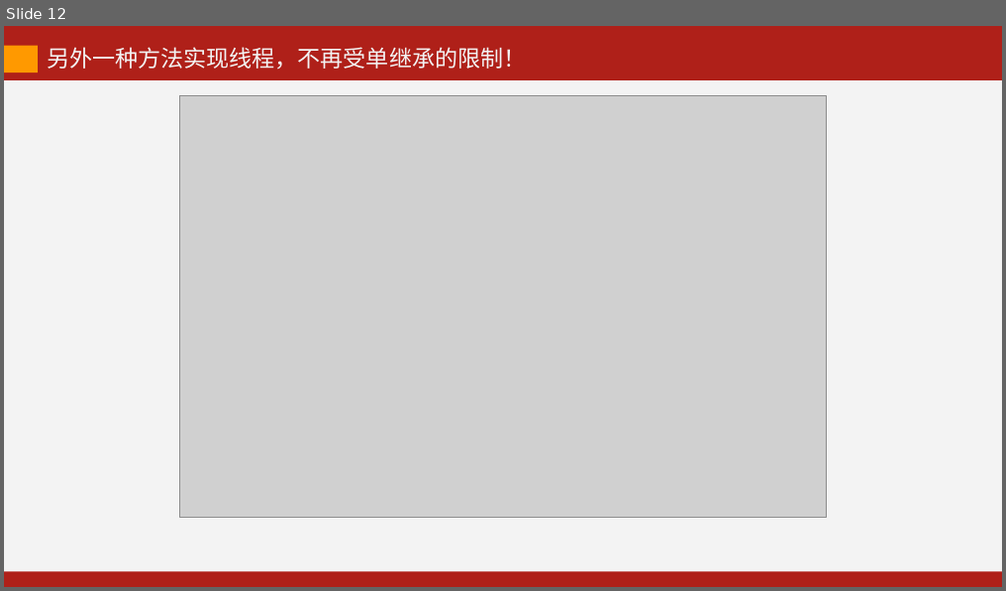
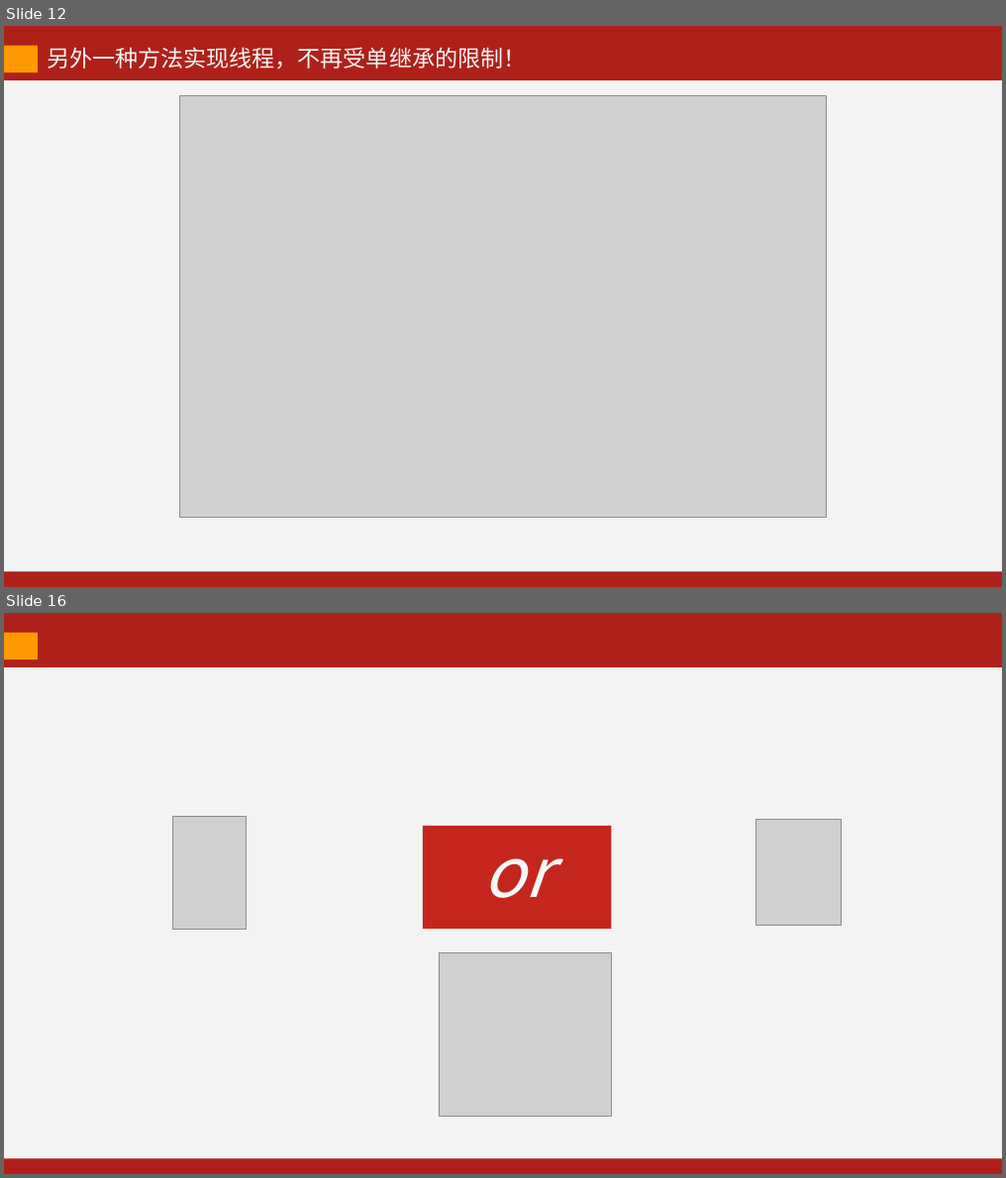
Before and after one commit to kevinjoyce/JavaCourseWare, a slide deck: PPT/每次课PPT/05 线程-1.pptx. Shown one above the other, each under a label of ours: slide 12 before the commit, slides 12 and 16 after it; the slides between them are not shown. The pictures are 1006x591 and 1006x1178 pixels, drawn with LibreOffice and Linux fonts; fonts in the diff are those of the drawing; grey boxes stand for pictures. Boxes give left, top, right and bottom in pixels: in the first picture for what was removed or moved away, otherwise in the second. Text is boxed around its words. In the diff, an @@ line names an element or a change of style, - is before the commit and + after.

```diff
--- a/PPT/每次课PPT/05 线程-1.pptx
+++ b/PPT/每次课PPT/05 线程-1.pptx
@@ slide 16 added at (4, 613, 1002, 1174), background #AF2019 @@
@@ rectangle added at (4, 633, 38, 660), fill #FF9900 @@
@@ rectangle added at (4, 667, 1002, 1158), fill #F3F3F3 @@
@@ picture added at (173, 816, 247, 929) @@
@@ picture added at (756, 820, 842, 926) @@
@@ rectangle added at (423, 826, 612, 929), fill #C4261D, 66 pt, text #F8F8F8, italic @@
+or
@@ picture added at (439, 953, 612, 1117) @@
```
Also in this commit, not shown: 16 other slides added, 14 slides removed, 23 other files.
